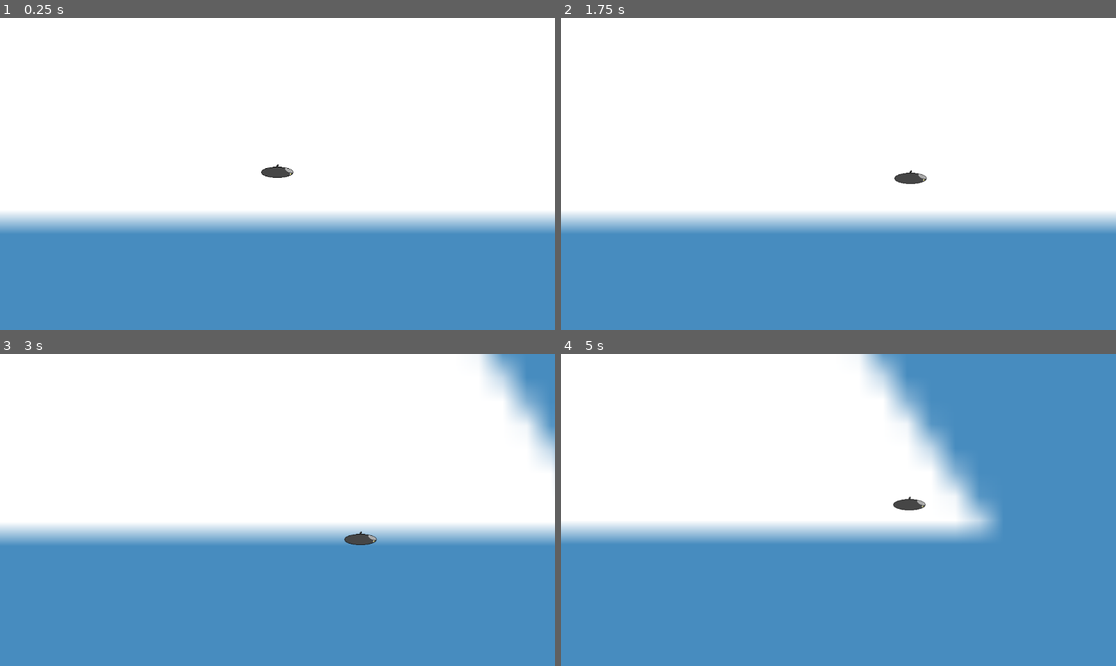
Above: before the commit, frames 1-4 (two rows, left to right).
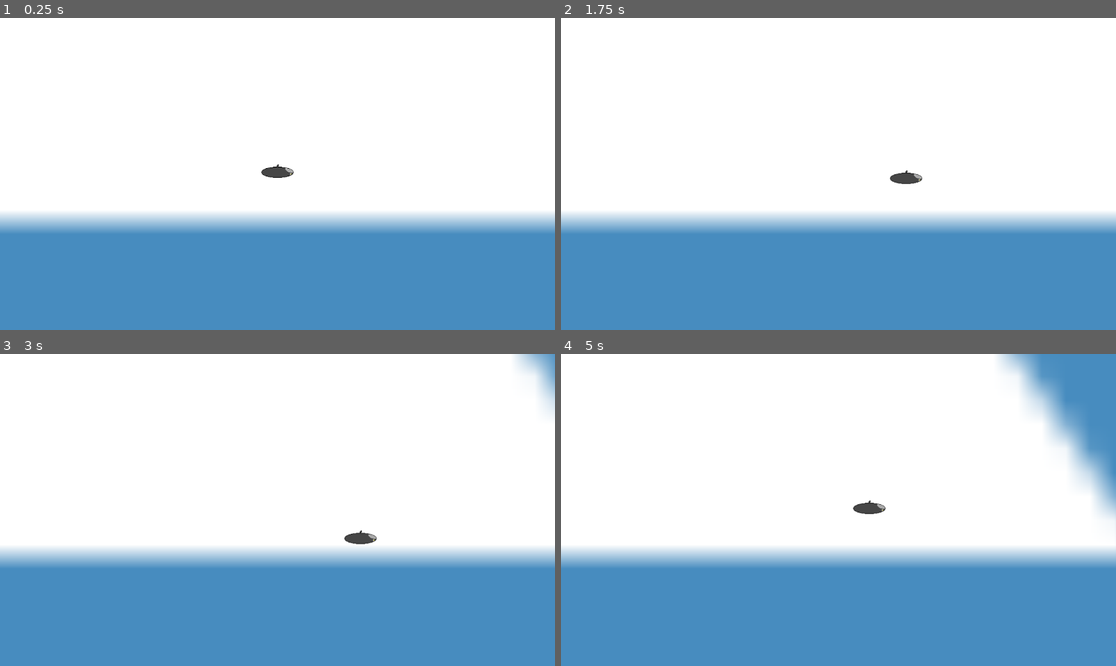
Above: after the commit, the same moments.

Repository: Sub-game-team/Subgame
Game: Godot game, scene res://node_2d.tscn
The game is run twice, just before and just after one commit, with the same random seed, the same clock (stepped at 60 frames per second) and the same inputs. The engine's default icon, where the game draws it, is replaced by a stand-in: a white triangle on a blue panel in a dark square.
Inputs:
- Up to frame 1 (0.25 s): no input
- Up to frame 2 (1.75 s): tap Enter at 0.5 s; hold Right (right) 0.53-1.28 s; hold Down (down) from 1.28 s (still down)
- Up to frame 3 (3 s): release Down (down) at 2.03 s; hold Right (right) 2.03-2.78 s; hold Up (up) from 2.78 s (still down)
- Up to frame 4 (5 s): release Up (up) at 3.53 s; hold Left (left) from 3.53 s (still down)

The runs differ from the first frame. In frame 1, less than 0.1% of the frame differs, in the area x 47-53%, y 46-52%; in frame 2, 0.1%; in frame 3, 16%; in frame 4, 31%, in the area x 0-100%, y 0-68%.

Commit message:
slows down correctly and faster if steered against

Diff:
--- a/CharacterBody2DMovement.gd
+++ b/CharacterBody2DMovement.gd
@@ -6,24 +6,24 @@
 var xMovement = 0
 
 func get_input():
-	if Input.is_action_pressed("left") and xMovement <= 498:
+	if Input.is_action_pressed("left") and xMovement >= -498:
 		xMovement -= 4
-	if Input.is_action_pressed("right") and xMovement >= -498:
+	if Input.is_action_pressed("right") and xMovement <= 498:
 		xMovement += 4
-	if Input.is_action_pressed("up") and yMovement <= 498:
+	if Input.is_action_pressed("up") and yMovement >= -498:
 		yMovement -= 4
-	if Input.is_action_pressed("down") and yMovement >= -498:
+	if Input.is_action_pressed("down") and yMovement <= 498:
 		yMovement += 4
-	if not (xMovement <= 0 and Input.is_action_pressed("right")):
+	if xMovement >= 1 and not Input.is_action_pressed("right"):
 		xMovement -= 2
 		print("test1")
-	if not (xMovement >= 0 and Input.is_action_pressed("left")):
+	if xMovement <= 0 and not Input.is_action_pressed("left"):
 		xMovement += 2
 		print("test2")
-	if not (yMovement <= 0 and Input.is_action_pressed("up")):
+	if yMovement >= 0 and not Input.is_action_pressed("up"):
 		yMovement -= 2
 		print("test3")
-	if not (yMovement >= 0 and Input.is_action_pressed("down")):
+	if yMovement <= 0 and not Input.is_action_pressed("down"):
 		yMovement += 2
 		print("test4")
 	velocity = Vector2(xMovement, yMovement)
